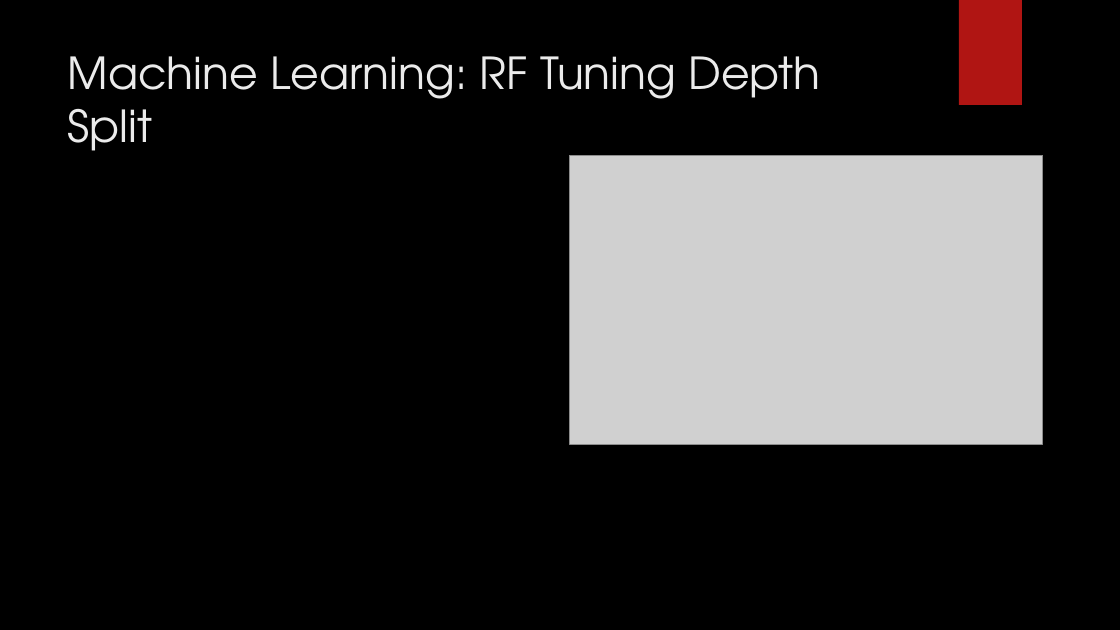
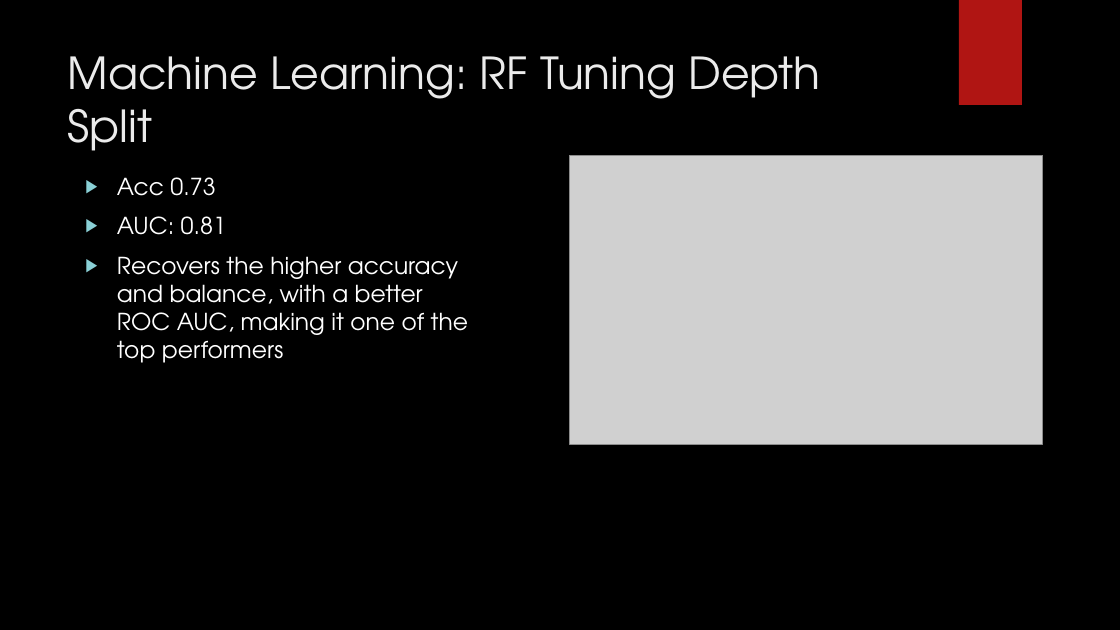
Before and after one commit to Vorlon41/Master-of-Data-Science-CU-Boulder-Colorado, a slide deck: slide 14 of Machine Learning/DTSA 5509 Introduction to Machine Learning Supervised Learning/Final/DTSA 5509 Supervised Learning Project.pptx. Drawn at 1120x630 pixels with LibreOffice and Linux fonts; fonts in the diff are those of the drawing; grey boxes stand for pictures; background and template pictures are left out. Boxes give left, top, right and bottom in pixels: in the first picture for what was removed or moved away, otherwise in the second. Text is boxed around its words. In the diff, an @@ line names an element or a change of style, - is before the commit and + after.

```diff
--- a/Machine Learning/DTSA 5509 Introduction to Machine Learning Supervised Learning/Final/DTSA 5509 Supervised Learning Project.pptx
+++ b/Machine Learning/DTSA 5509 Introduction to Machine Learning Supervised Learning/Final/DTSA 5509 Supervised Learning Project.pptx
@@ text added at (x1=117, y1=177, x2=468, y2=363), 20 pt, text #FFFFFF @@
+▶ Acc 0.73
+▶ AUC: 0.81
+▶ Recovers the higher accuracy and balance, with a better ROC AUC, making it one of the top performers
```
Also in this commit, not shown: 10 other slides changed, 1 slide added, 1 slide removed.
